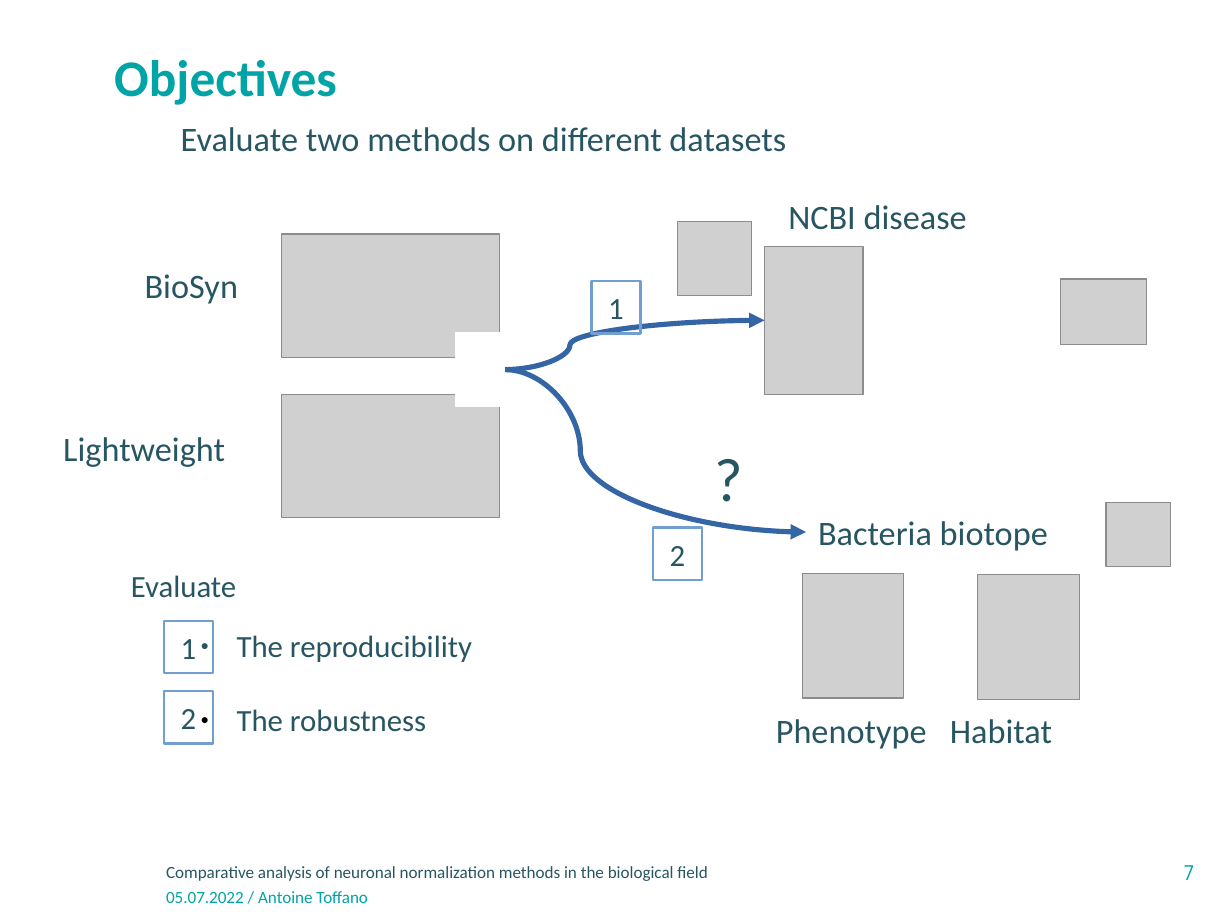
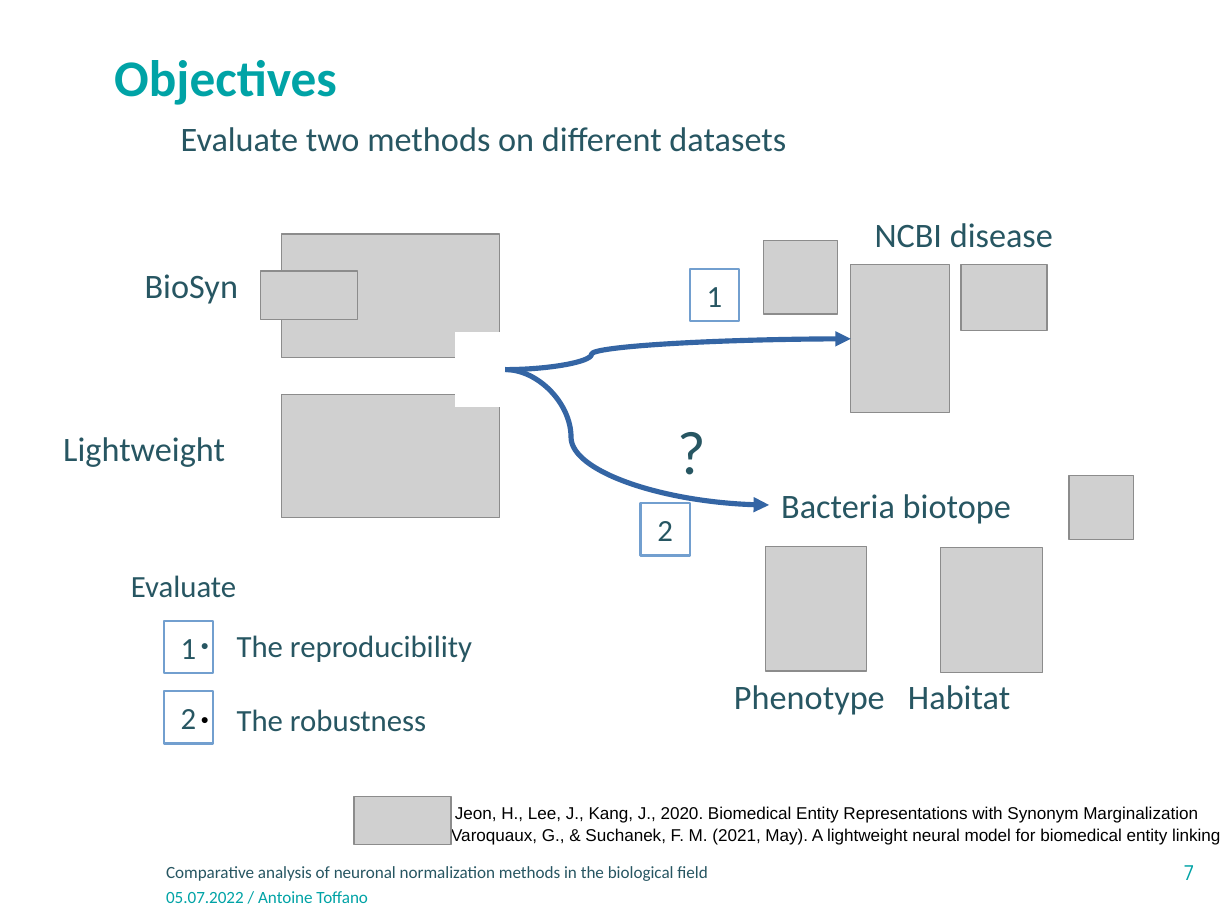
Before and after one commit to atoffano/entity-norm, a slide deck: slide 7 of Presentation-INRAE-format classique_v3.odp. Drawn at 1232x924 pixels with LibreOffice and Linux fonts; fonts in the diff are those of the drawing; grey boxes stand for pictures; background and template pictures are left out. Boxes give left, top, right and bottom in pixels: in the first picture for what was removed or moved away, otherwise in the second. Text is boxed around its words. In the diff, an @@ line names an element or a change of style, - is before the commit and + after.

```diff
--- a/Presentation-INRAE-format classique_v3.odp
+++ b/Presentation-INRAE-format classique_v3.odp
@@ 2 pictures, 1 text: place and size @@
-2 pictures, 1 text at [678, 205, 967, 394]
+2 pictures, 1 text at [764, 223, 1053, 413]
@@ rectangle "1": place and size @@
-rectangle "1" at [591, 281, 641, 334]
+rectangle "1" at [690, 269, 739, 322]
@@ picture: place and size @@
-picture at [1061, 278, 1147, 345]
+picture at [961, 265, 1047, 331]
@@ picture added at [260, 271, 357, 319] @@
@@ curved arrow moved from (505, 370) - (765, 320) to (505, 370) - (851, 339) @@
@@ curved arrow moved from (505, 370) - (806, 532) to (505, 370) - (769, 505) @@
@@ 3 pictures, 2 texts: place and size @@
-3 pictures, 2 texts at [702, 434, 1170, 700]
+3 pictures, 2 texts at [665, 407, 1133, 673]
@@ rectangle "2": place and size @@
-rectangle "2" at [653, 527, 702, 580]
+rectangle "2" at [641, 503, 690, 556]
@@ text "Phenotype Habitat": place and size @@
-text "Phenotype Habitat" at [776, 719, 1052, 749]
+text "Phenotype Habitat" at [734, 685, 1010, 715]
@@ picture added at [354, 796, 451, 844] @@
@@ text added at [427, 805, 1198, 823], 10 pt, text #000000 @@
+Sung, M., Jeon, H., Lee, J., Kang, J., 2020. Biomedical Entity Representations with Synonym Marginalization
@@ text added at [377, 827, 1220, 845], 10 pt, text #000000 @@
+Chen, L., Varoquaux, G., & Suchanek, F. M. (2021, May). A lightweight neural model for biomedical entity linking
```
Also in this commit, not shown: 1 other slide changed, 10 other files.
